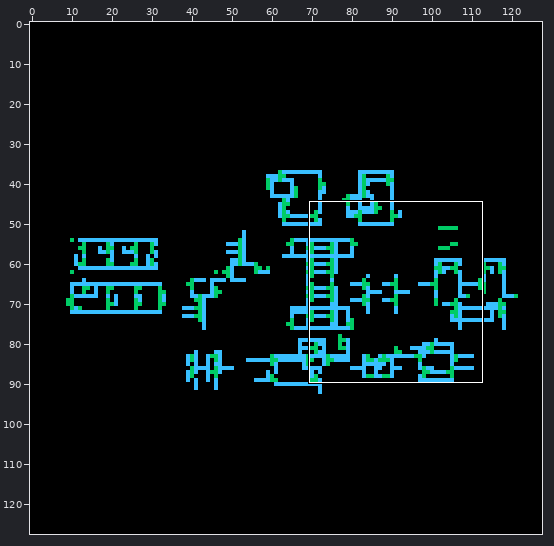
Sprite sheet, stored at RRIO_lvpp_module_gainboost/schematic/thumbnail_128x128.png. The first picture is a wide view before the edit; the outline marks the close-up.
Close-up. As it was:
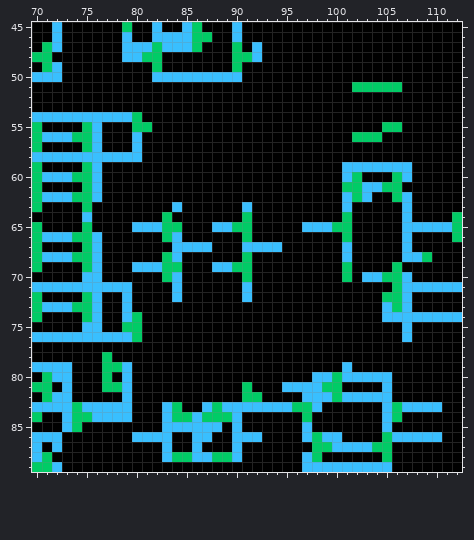
The file is 128x128 pixels. Shown: x 70..112, y 45..89.
The result:
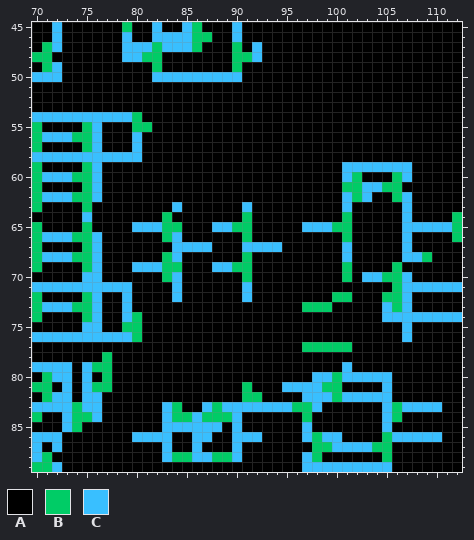
Palette (. is transparent): A #000000  B #00cc66  C #39bfff
The edit:
y 51: x 102..106 BBBBB -> AAAAA
y 55: x 105..106 BB -> AA
y 56: x 102..104 BBB -> AAA
y 72: x 100..101 AA -> BB
y 73: x 97..99 AAA -> BBB
y 77: x 97..101 AAAAA -> BBBBB
y 79: x 75..76 AA -> CB; x 78..79 BC -> AA
y 80: x 75 A -> C; x 79 C -> A
y 81: x 75..76 AA -> CB; x 78..79 BC -> AA
y 82: x 75..76 AA -> CC; x 79 C -> A
y 83..84: x 77..79 CCC -> AAA
Boxes around the changes in both close-ups, in picture pixels (x1, y1, x2, y2):
changed: (352, 82, 402, 142)
changed: (302, 292, 352, 352)
changed: (82, 362, 132, 422)
